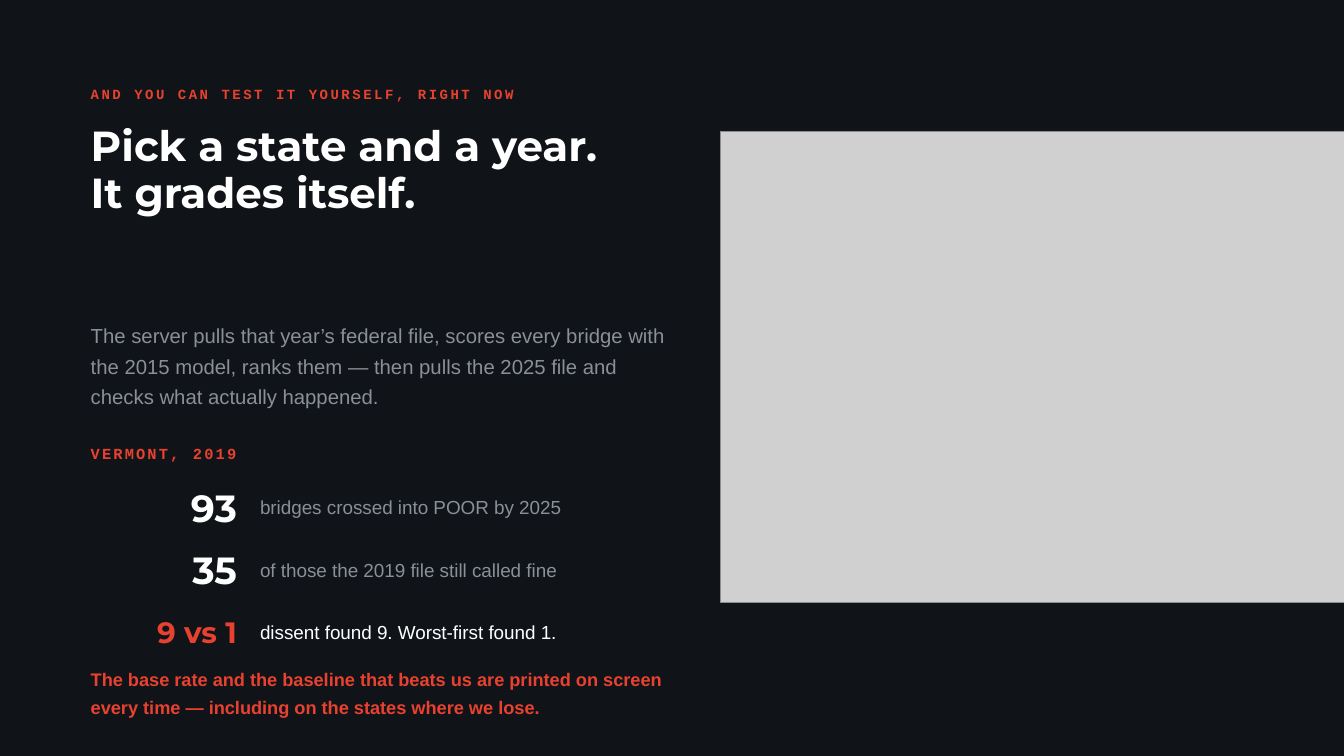
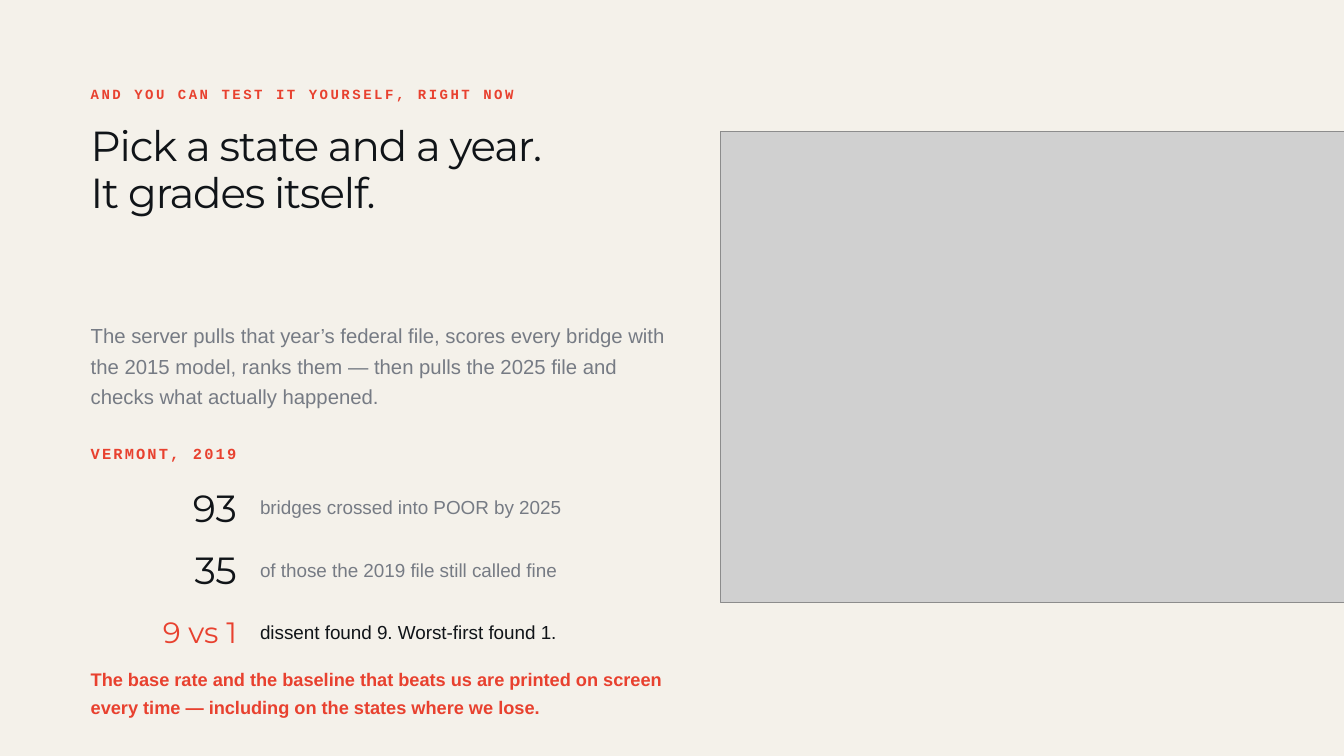
Before and after one commit to ArockiaRajamanickam/dissent, a slide deck: slide 12 of pitch/DISSENT_Nexus_Network.pptx. Drawn at 1344x756 pixels with LibreOffice and Linux fonts; fonts in the diff are those of the drawing; grey boxes stand for pictures. Boxes give left, top, right and bottom in pixels: in the first picture for what was removed or moved away, otherwise in the second. Text is boxed around its words. In the diff, an @@ line names an element or a change of style, - is before the commit and + after.

```diff
--- a/pitch/DISSENT_Nexus_Network.pptx
+++ b/pitch/DISSENT_Nexus_Network.pptx
@@ background #101418 to #F4F1EA @@
@@ text "Pick a state and a ..." at [91,130,542,217]: text colour #FFFFFF to #101418, letter spacing 0 to -0.8 pt, bold off @@
@@ text "93" at [193,495,237,523]: text colour #FFFFFF to #101418, bold off @@
@@ text "35" at [195,557,237,585]: text colour #FFFFFF to #101418, bold off @@
@@ text colour #8A8F98 to #767B84 in 3 elements at [91,328,664,408], [260,500,561,518], [260,563,556,577] @@
@@ text "9 vs 1" at [163,622,237,643]: bold off @@
@@ text "dissent found 9. Worst-first found ..." at [260,625,557,639]: text colour #FFFFFF to #101418 @@
```
Also in this commit, not shown: 13 other slides changed, 2 other files.
